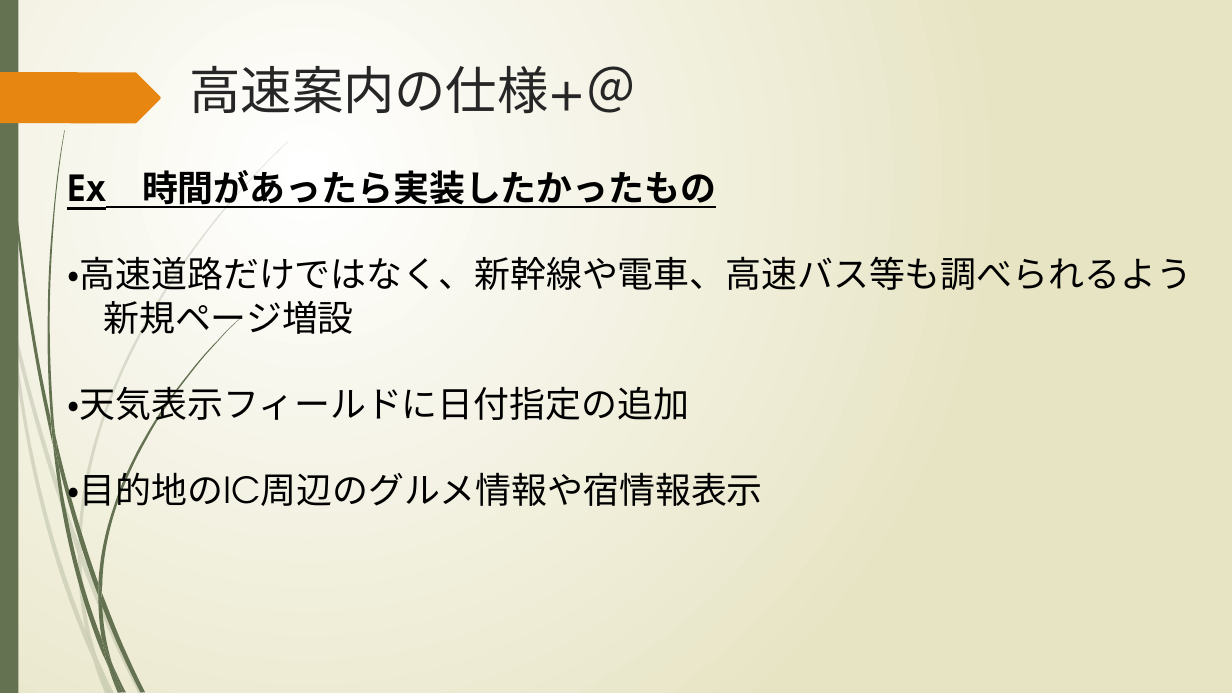
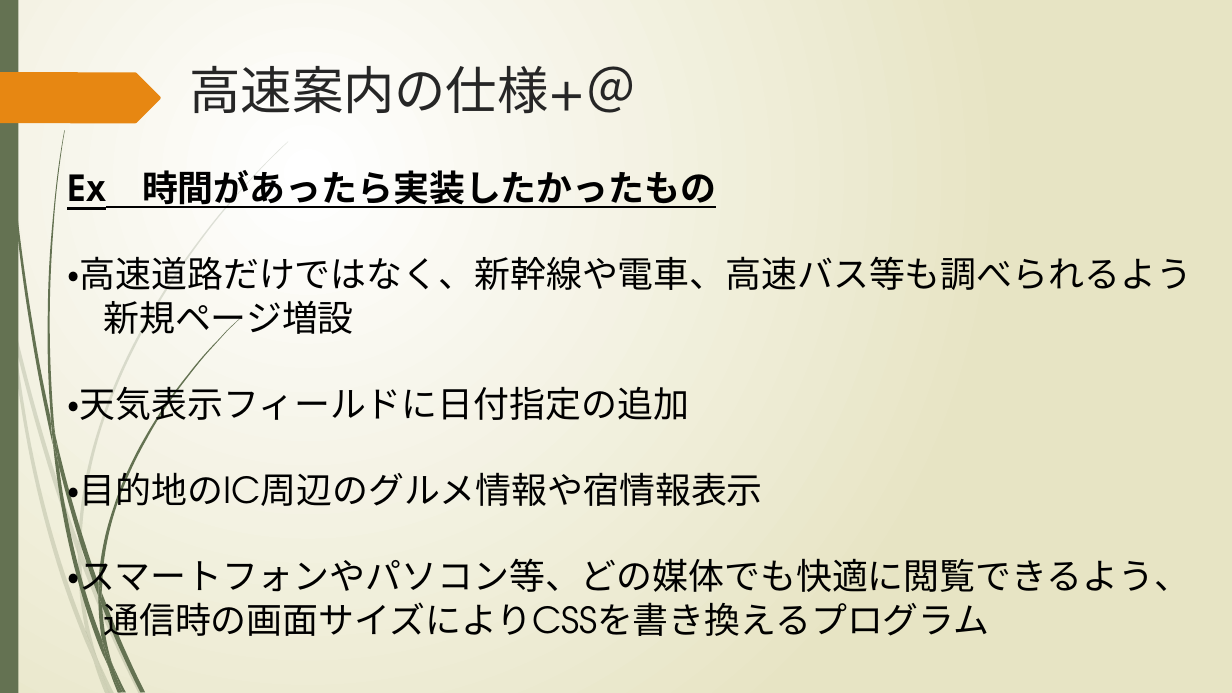
Before and after one commit to Iorin0124/KCGproject2, a slide deck: slide 8 of memo/高速案内.pptx. Drawn at 1232x693 pixels with LibreOffice and Linux fonts; fonts in the diff are those of the drawing. Boxes give left, top, right and bottom in pixels: in the first picture for what was removed or moved away, otherwise in the second. Text is boxed around its words. In the diff, an @@ line names an element or a change of style, - is before the commit and + after.

```diff
--- a/memo/高速案内.pptx
+++ b/memo/高速案内.pptx
@@ text at bbox=[67, 553, 1190, 642]: paragraphs added @@
+・スマートフォンやパソコン等、どの媒体でも快適に閲覧できるよう、
+通信時の画面サイズによりCSSを書き換えるプログラム
```
Also in this commit, not shown: 5 other slides changed.
